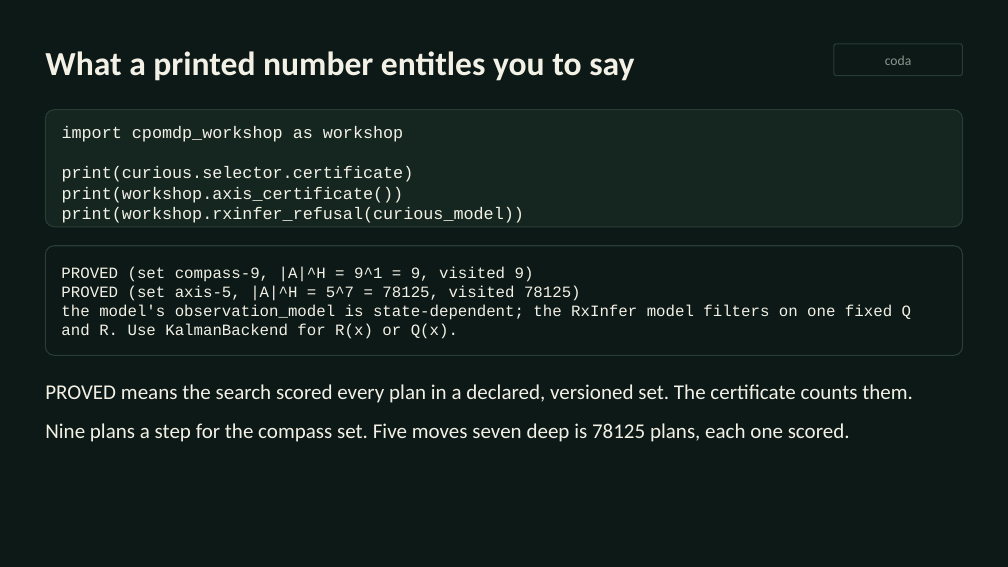
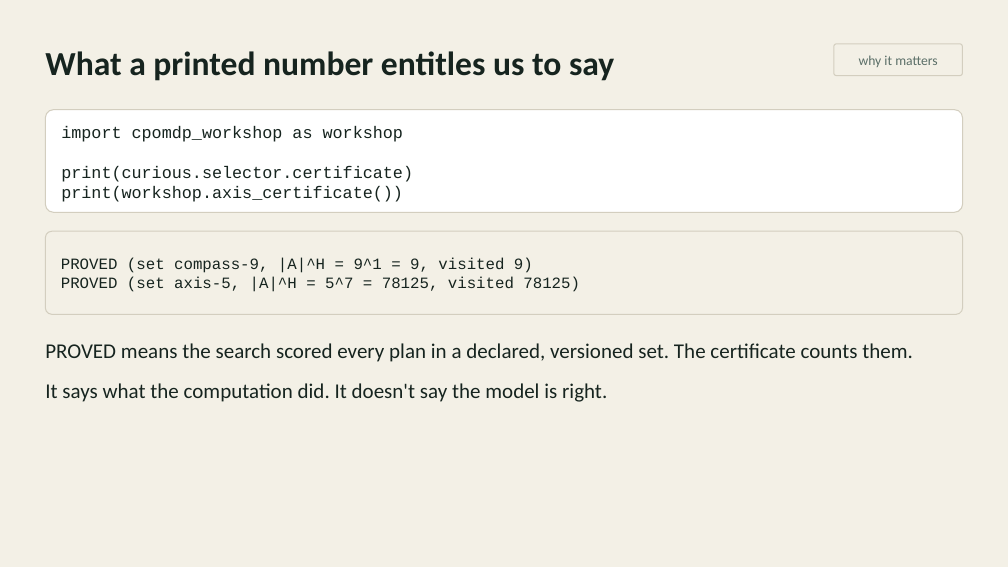
Before and after one commit to inferogenesis/cpomdp-workshop, a slide deck: slide 25 of deck/cpomdp_symposium_2026.pptx (slide 19 before the commit). Drawn at 1008x567 pixels with LibreOffice and Linux fonts; fonts in the diff are those of the drawing. Boxes give left, top, right and bottom in pixels: in the first picture for what was removed or moved away, otherwise in the second. Text is boxed around its words. In the diff, an @@ line names an element or a change of style, - is before the commit and + after.

Commit message:
feat: remake the deck in 31 slides on the light theme, with a timer for each task

```diff
--- a/deck/cpomdp_symposium_2026.pptx
+++ b/deck/cpomdp_symposium_2026.pptx
@@ background #0C1916 to #F3F0E6 @@
@@ text at (45, 51, 614, 81): text changed; text colour #F3F0E6 to #16241F @@
-What a printed number entitles you to say
+What a printed number entitles us to say
@@ rounded rectangle "why it matters" at (834, 44, 963, 76): outline #2A3D35 1 pt to #D3CEBF 1 pt @@
@@ text in rounded rectangle at (859, 55, 937, 67): text changed; text colour #8C968F to #5B6F68 @@
-coda
+why it matters
@@ rounded rectangle "import cpomdp_workshop as workshop": place and size @@
-rounded rectangle "import cpomdp_workshop as workshop" at (45, 110, 963, 227)
+rounded rectangle "import cpomdp_workshop as workshop" at (45, 110, 963, 212)
@@ rounded rectangle "import cpomdp_workshop as workshop" at (45, 110, 963, 212): text colour #F3F0E6 to #16241F; fill #14261F to #FFFFFF; outline #2A3D35 1 pt to #D3CEBF 1 pt; proportions changed @@
@@ text in rounded rectangle at (62, 207, 524, 223): paragraph removed @@
-print(workshop.rxinfer_refusal(curious_model))
@@ rounded rectangle "PROVED (set compass-9, |A|^H = ...": place and size @@
-rounded rectangle "PROVED (set compass-9, |A|^H = ..." at (45, 246, 963, 355)
+rounded rectangle "PROVED (set compass-9, |A|^H = ..." at (45, 231, 963, 315)
@@ rounded rectangle "PROVED (set compass-9, |A|^H = ..." at (45, 231, 963, 315): text colour #F3F0E6 to #16241F; outline #2A3D35 1 pt to #D3CEBF 1 pt @@
@@ text in rounded rectangle at (61, 304, 911, 339): paragraph removed @@
-the model's observation_model is state-dependent; the RxInfer model filters on one fixed Q and R. Use KalmanBackend for R(x) or Q(x).
@@ text at (45, 343, 913, 362): text colour #F3F0E6 to #16241F in "PROVED means the search scored every plan ..." @@
@@ text "PROVED means the search scored ...": place and size @@
-text "PROVED means the search scored ..." at (45, 384, 913, 442)
+text "PROVED means the search scored ..." at (45, 343, 913, 402)
@@ text at (45, 383, 607, 402): text changed; text colour #F3F0E6 to #16241F @@
-Nine plans a step for the compass set. Five moves seven deep is 78125 plans, each one scored.
+It says what the computation did. It doesn't say the model is right.
```
Also in this commit, not shown: 14 other slides changed, 16 slides added, 10 slides removed, 12 other files.
